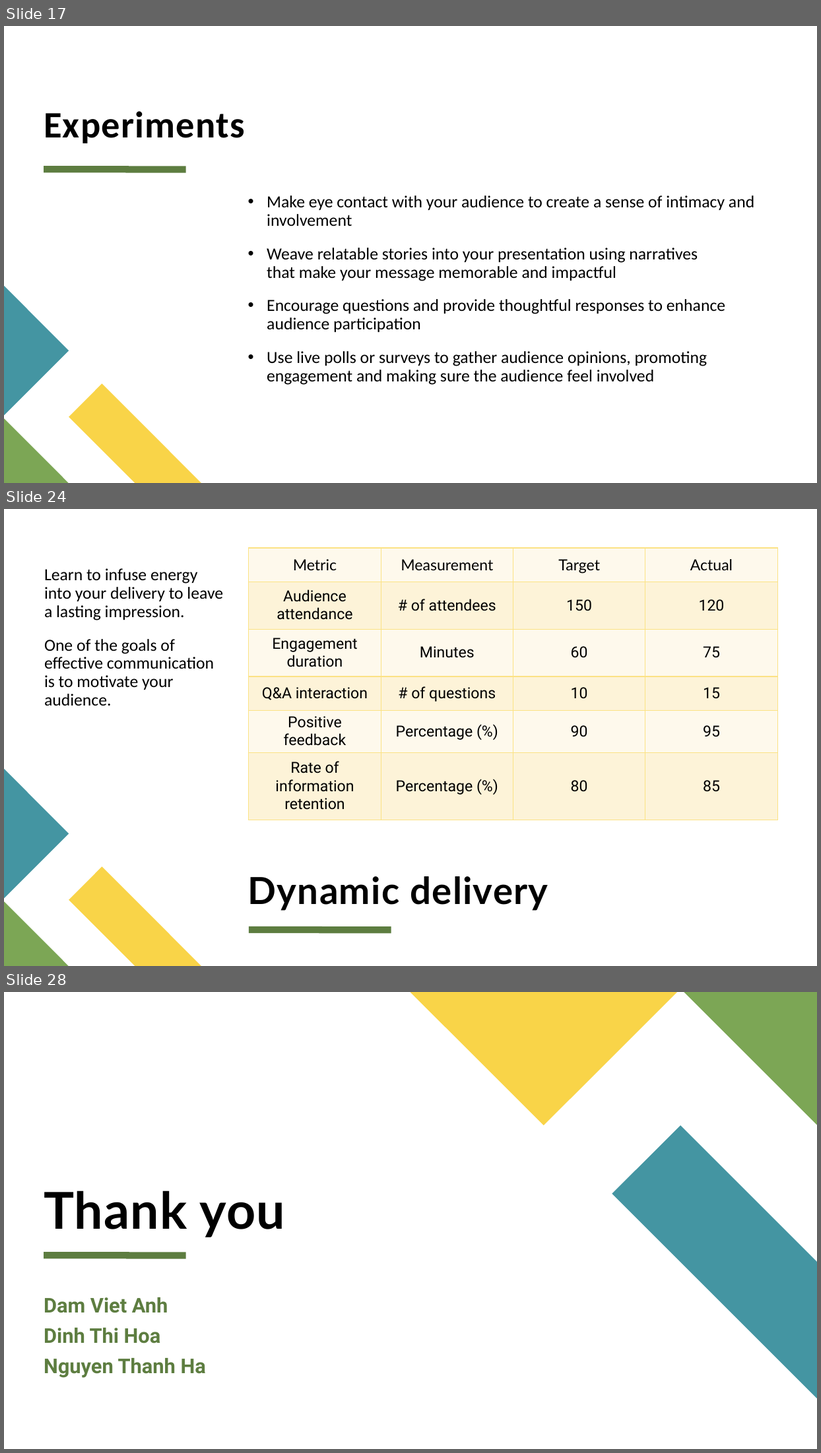
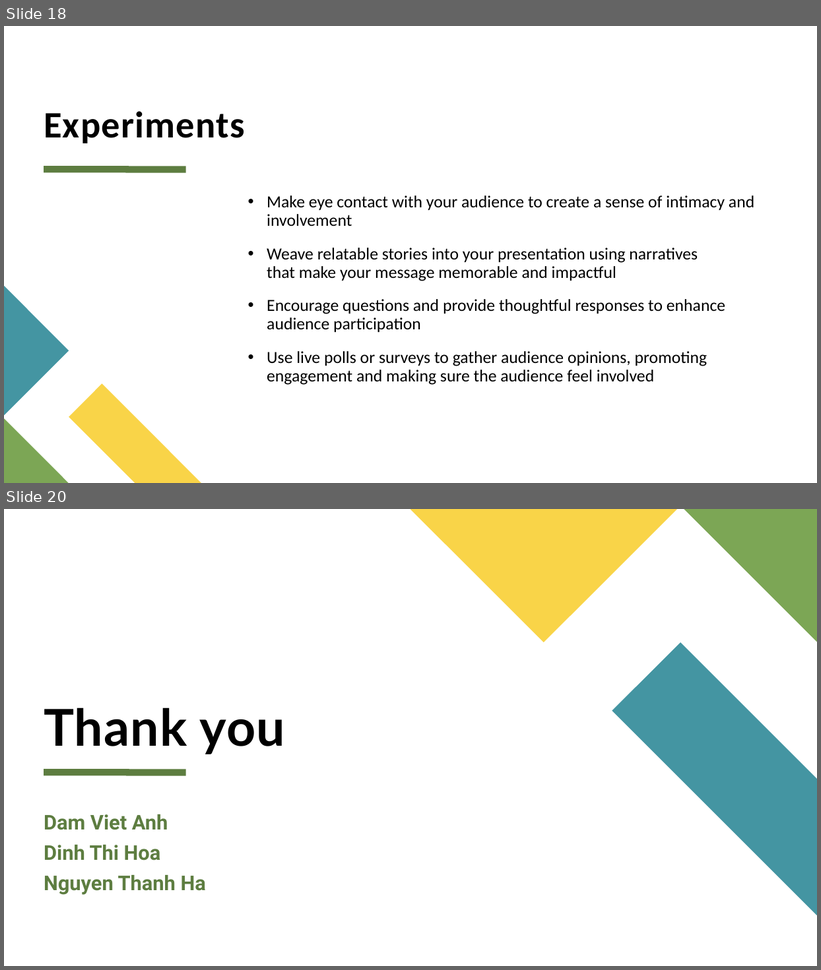
Before and after one commit to Anh26535D/cpp, a slide deck: report_computer_vision.pptx. Shown one above the other, each under a label of ours: slides 17, 24 and 28 before the commit, slides 18 and 20 after it; the slides between them are not shown. The pictures are 821x1453 and 821x970 pixels, drawn with LibreOffice and Linux fonts; fonts in the diff are those of the drawing. Boxes give left, top, right and bottom in pixels: in the first picture for what was removed or moved away, otherwise in the second. Text is boxed around its words. In the diff, an @@ line names an element or a change of style, - is before the commit and + after.

```diff
--- a/report_computer_vision.pptx
+++ b/report_computer_vision.pptx
@@ slide 24 removed at [4,509,817,966], background #FFFFFF @@
@@ table removed at [249,548,778,813], 6 rows, 4 columns @@
-Metric | Measurement | Target | Actual
-Audience attendance | # of attendees | 150 | 120
-Engagement duration | Minutes | 60 | 75
-Q&A interaction | # of questions | 10 | 15
-Positive feedback | Percentage (%) | 90 | 95
-Rate of information retention | Percentage (%) | 80 | 85
@@ text removed at [44,568,223,706] @@
-Learn to infuse energy into your delivery to leave a lasting impression.
-One of the goals of effective communication is to motivate your audience.
@@ freeform shape removed at [4,770,69,899] @@
@@ freeform shape removed at [69,867,201,966] @@
@@ title removed at [248,877,548,911] @@
-Dynamic delivery
@@ freeform shape removed at [4,902,69,966] @@
@@ line removed from (249, 930) to (391, 931) @@
@@ what was slide 17 is now slide 18 @@
@@ what was slide 28 is now slide 20 @@
```
Also in this commit, not shown: 1 slide changed, 4 slides added, 11 other slides removed.
